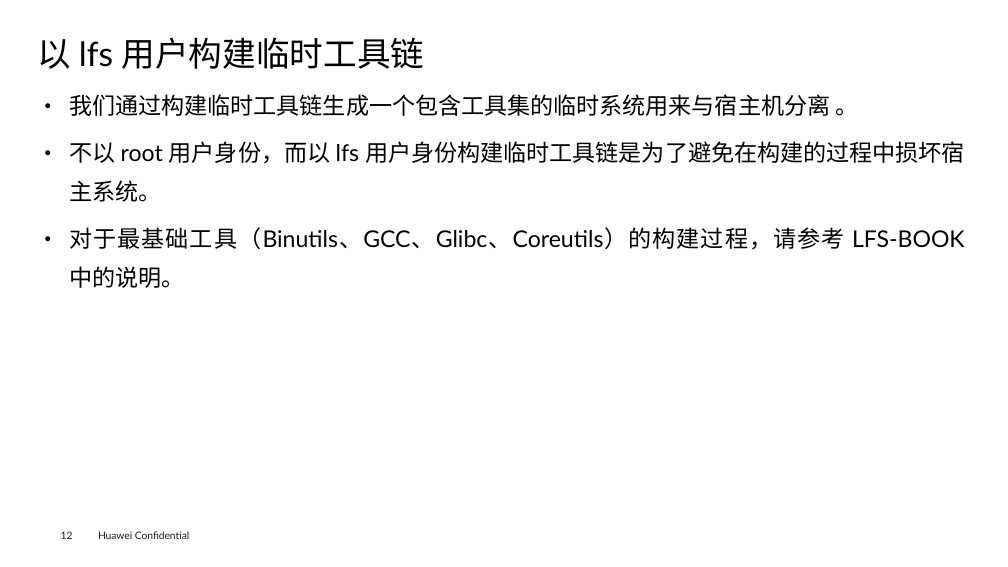
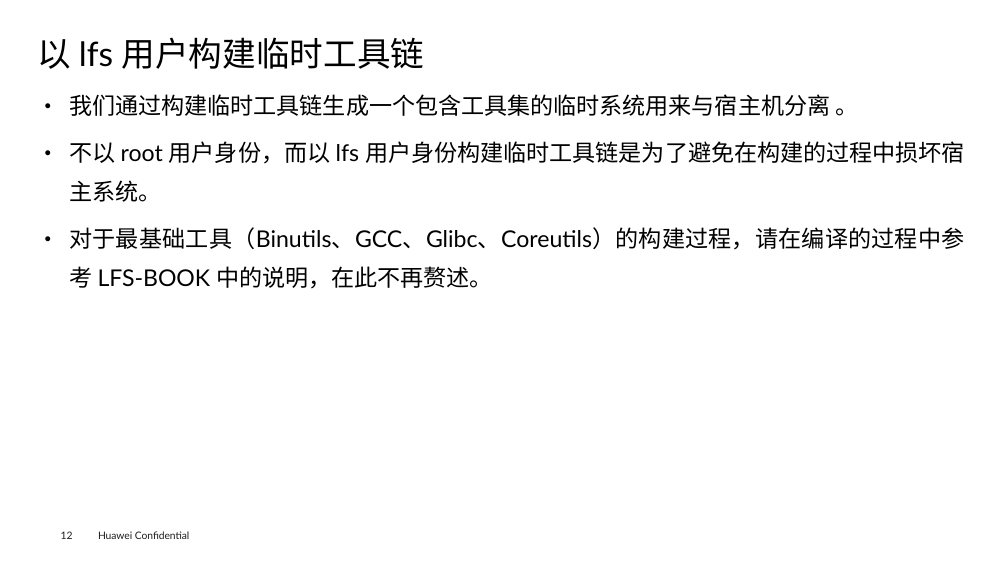
Before and after one commit to openeuler-mirror/lfs-course, a slide deck: slide 13 of lfs-7.7-systemd/documents/LFS-on-opnEuler_v1.3.pptx. Drawn at 1008x567 pixels with LibreOffice and Linux fonts; fonts in the diff are those of the drawing; background and template pictures are left out. Boxes give left, top, right and bottom in pixels: in the first picture for what was removed or moved away, otherwise in the second. Text is boxed around its words. In the diff, an @@ line names an element or a change of style, - is before the commit and + after.

```diff
--- a/lfs-7.7-systemd/documents/LFS-on-opnEuler_v1.3.pptx
+++ b/lfs-7.7-systemd/documents/LFS-on-opnEuler_v1.3.pptx
@@ text at (69,227,964,289): text changed @@
-● 对于最基础工具（Binutils、GCC、Glibc、Coreutils）的构建过程，请参考 LFS-BOOK 中的说明。
+● 对于最基础工具（Binutils、GCC、Glibc、Coreutils）的构建过程，请在编译的过程中参考 LFS-BOOK 中的说明，在此不再赘述。
```
Also in this commit, not shown: 9 other slides changed, 1 other file.
